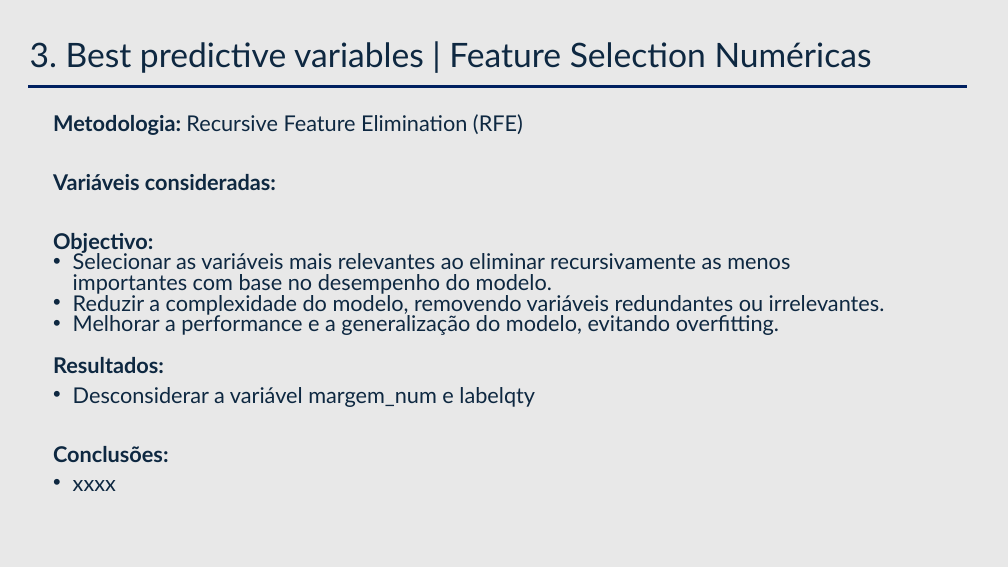
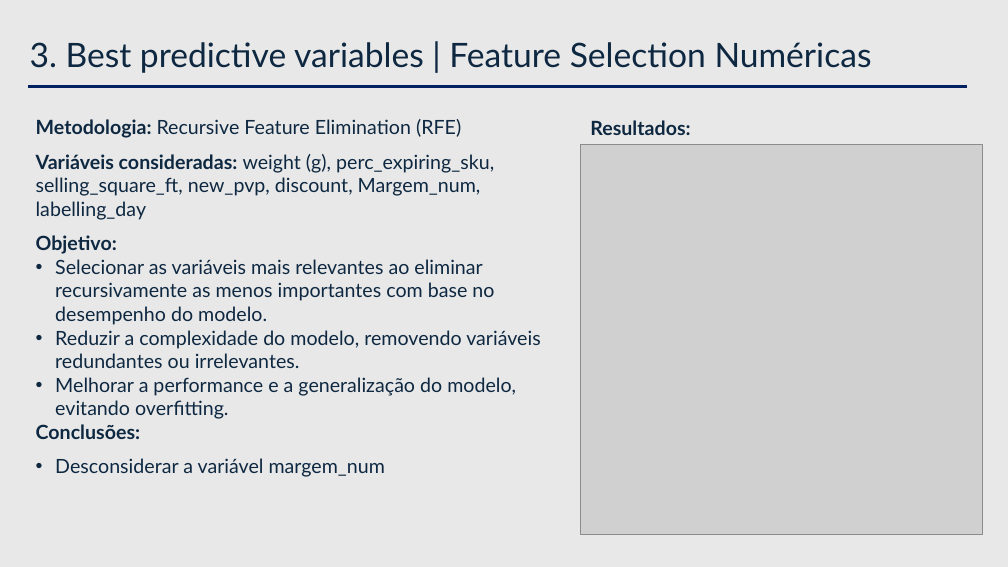
Before and after one commit to andreiacampos98/datascience_course, a slide deck: slide 23 of 10_applied/2024 EDIT LTP__PraticalCase/LTP_PraticalCase Dataset/Case Study __.pptx. Drawn at 1008x567 pixels with LibreOffice and Linux fonts; fonts in the diff are those of the drawing; grey boxes stand for pictures. Boxes give left, top, right and bottom in pixels: in the first picture for what was removed or moved away, otherwise in the second. Text is boxed around its words. In the diff, an @@ line names an element or a change of style, - is before the commit and + after.

```diff
--- a/10_applied/2024 EDIT LTP__PraticalCase/LTP_PraticalCase Dataset/Case Study __.pptx
+++ b/10_applied/2024 EDIT LTP__PraticalCase/LTP_PraticalCase Dataset/Case Study __.pptx
@@ text "Metodologia: Recursive Feature Elimination (RFE)": place and size @@
-text "Metodologia: Recursive Feature Elimination (RFE)" at bbox=[53, 114, 885, 491]
+text "Metodologia: Recursive Feature Elimination (RFE)" at bbox=[36, 119, 540, 477]
@@ text at bbox=[36, 119, 540, 439]: size 15.5 to 14 pt in "Metodologia: Recursive Feature Elimination (RFE)", "Selecionar as variáveis mais relevantes ao eliminar ...", "Reduzir a complexidade do modelo, removendo variáveis ...", "Melhorar a performance e a generalização do ..." and 1 more places; line spacing 0.7 to 1; line spacing 0.8 to 1; less space between paragraphs @@
@@ picture added at bbox=[581, 145, 983, 535] @@
@@ text added at bbox=[590, 120, 690, 135], 14 pt, text #0E2841, bold @@
+Resultados:
@@ text at bbox=[36, 154, 494, 254]: text changed; size 15.5 to 14 pt; bold off @@
-Variáveis consideradas:
-Objectivo:
+Variáveis consideradas: weight (g), perc_expiring_sku, selling_square_ft, new_pvp, discount, Margem_num, labelling_day
+Objetivo:
@@ text at bbox=[53, 357, 535, 407]: paragraphs removed @@
-Resultados:
-• Desconsiderar a variável margem_num e labelqty
@@ text at bbox=[55, 458, 385, 477]: text changed; size 15.5 to 14 pt @@
-• xxxx
+• Desconsiderar a variável margem_num
```
Also in this commit, not shown: 16 other slides changed, 1 slide added, 1 other file.
